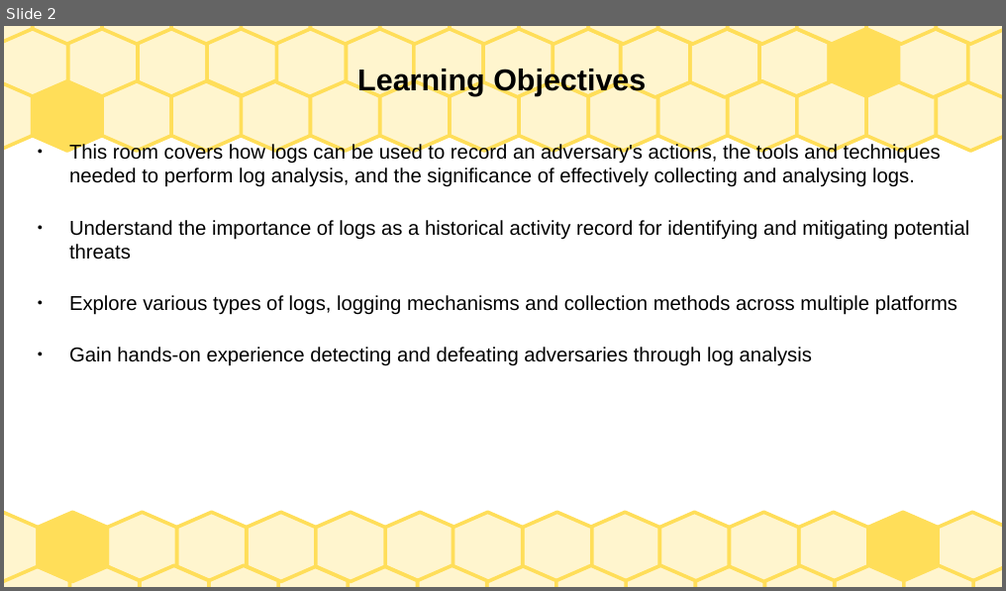
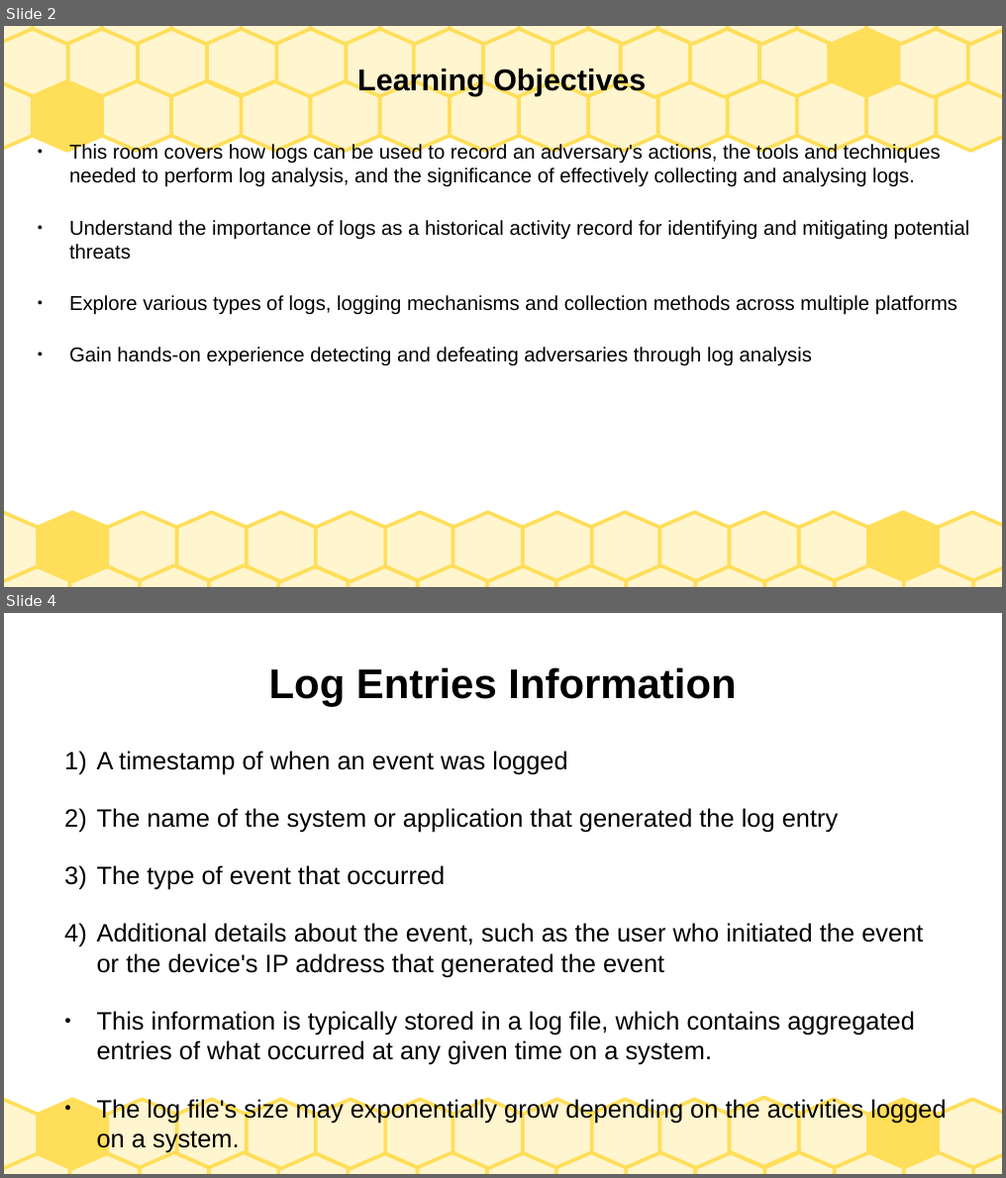
Before and after one commit to debrahnyatichi/TryHackMe, a slide deck: SOCLEVEL2/SOCLEVEL2.odp. Shown one above the other, each under a label of ours: slide 2 before the commit, slides 2 and 4 after it; the slides between them are not shown. The pictures are 1006x591 and 1006x1178 pixels, drawn with LibreOffice and Linux fonts; fonts in the diff are those of the drawing. Boxes give left, top, right and bottom in pixels: in the first picture for what was removed or moved away, otherwise in the second. Text is boxed around its words. In the diff, an @@ line names an element or a change of style, - is before the commit and + after.

```diff
--- a/SOCLEVEL2/SOCLEVEL2.odp
+++ b/SOCLEVEL2/SOCLEVEL2.odp
@@ slide 4 added at <box>4,613,1002,1174</box>, background #FFFFFF; not listed: 29 template elements that a slide beside it also shows @@
@@ title added at <box>269,667,736,707</box>, 33 pt, text #000000, bold @@
+Log Entries Information
@@ text added at <box>97,751,945,1154</box>, 20 pt, text #000000 @@
+1) A timestamp of when an event was logged
+2) The name of the system or application that generated the log entry
+3) The type of event that occurred
+4) Additional details about the event, such as the user who initiated the event or the device's IP address that generated the event
+● This information is typically stored in a log file, which contains aggregated entries of what occurred at any given time on a system.
+● The log file's size may exponentially grow depending on the activities logged on a system.
@@ freeform shape added at <box>730,1097,799,1167</box>, fill #FFF5CE, outline #FFDE59 2.83 pt @@
```
Also in this commit, not shown: 5 other slides added, 1 slide removed, 2 other files.
